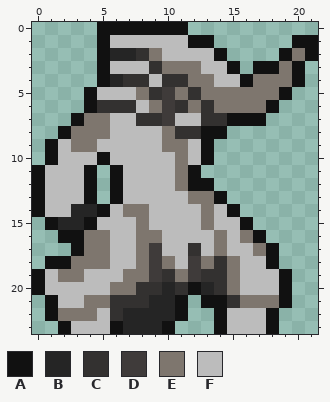
Pixel-art sprite: images/frost001.png. Above: the version before the commit.
The file is 22x24 pixels.
Palette (. is transparent): A #111111  B #252525  C #333130  D #3f3b3a  E #7e766e  F #bcbcbc
Pixels before, first column x 0:
 0 .....AAAAAAA..........
 1 .....AFFFFFFAA......AA
 2 .....ABBCEFFFFA....AEA
 3 .....AFFFCEEEFFA.AAEA.
 4 .....ABCCFCCEEFFAEEEA.
 5 ....AFFFECDECEEEEEEA..
 6 ....ACCCFEDCECEEEEA...
 7 ...AEEFFCCDFFCCAAA....
 8 ..AEEEFFFFECCAA.......
 9 .AFEEFFFFFEEFA........
10 .AFFFAFFFFFEFA........
11 AFFFA.AFFFFEA.........
12 AFFFA.AFFFFEAA........
13 AFFFA.AFFFFFEEA.......
14 AFFBBAFEEFFFFEFA......
15 .ABBAFFFEFFFFEFFA.....
16 ..AAEEFFEEFFFFEFEA....
17 ...AEEFFEDFFCFEFFEA...
18 .AAEEEFFEDEFDECEFFA...
19 AFEEFFFEEDCEDCCEFFFA..
20 AFFFFFEECCBCABCEFFFA..
21 .AFFEECCCBBA.AACEEEA..
22 .AEEEFCBBBBA..AFFFA...
23 ..AFFFABBBA...AFFFA...
After:
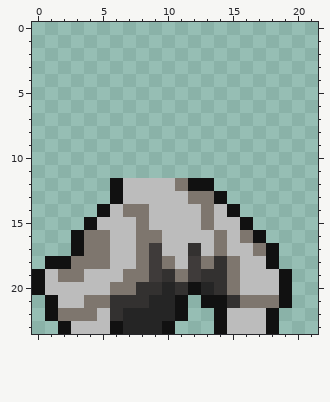
What changed:
{"y":0,"x":5,"old":"AAAAAAA","new":"......."}
{"y":1,"x":5,"old":"AFFFFFFAA","new":"........."}
{"y":1,"x":20,"old":"AA","new":".."}
{"y":2,"x":5,"old":"ABBCEFFFFA","new":".........."}
{"y":2,"x":19,"old":"AEA","new":"..."}
{"y":3,"x":5,"old":"AFFFCEEEFFA","new":"..........."}
{"y":3,"x":17,"old":"AAEA","new":"...."}
{"y":4,"x":5,"old":"ABCCFCCEEFFAEEEA","new":"................"}
{"y":5,"x":4,"old":"AFFFECDECEEEEEEA","new":"................"}
{"y":6,"x":4,"old":"ACCCFEDCECEEEEA","new":"..............."}
{"y":7,"x":3,"old":"AEEFFCCDFFCCAAA","new":"..............."}
{"y":8,"x":2,"old":"AEEEFFFFECCAA","new":"............."}
{"y":9,"x":1,"old":"AFEEFFFFFEEFA","new":"............."}
{"y":10,"x":1,"old":"AFFFAFFFFFEFA","new":"............."}
{"y":11,"x":0,"old":"AFFFA","new":"....."}
{"y":11,"x":6,"old":"AFFFFEA","new":"......."}
{"y":12,"x":0,"old":"AFFFA","new":"....."}
{"y":13,"x":0,"old":"AFFFA","new":"....."}
{"y":14,"x":0,"old":"AFFBB","new":"....."}
{"y":15,"x":1,"old":"ABB","new":"..."}
{"y":16,"x":2,"old":"A","new":"."}
{"label":"erased","picture_box":[32,22,318,243]}
